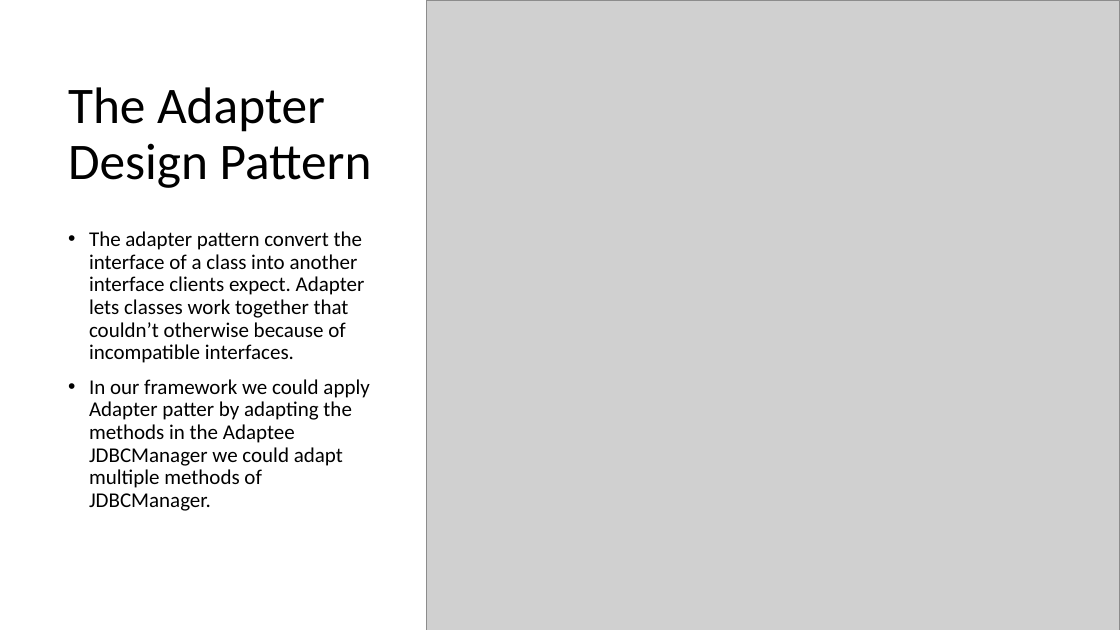
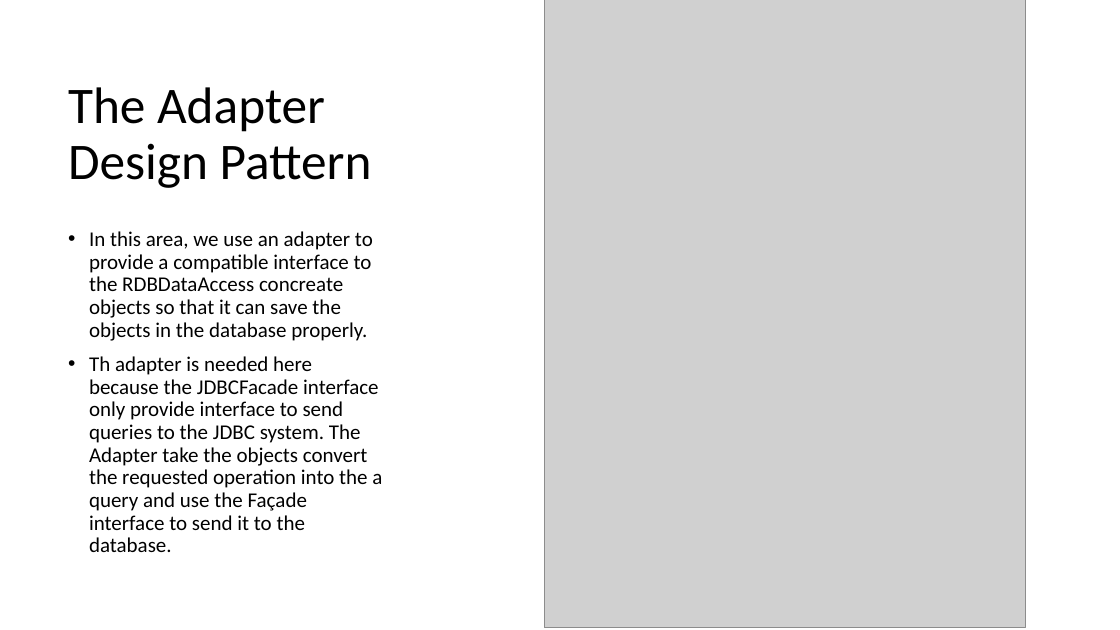
Before and after one commit to asdprojectlibrary/FrameworkLibraryProject, a slide deck: slide 12 of New Microsoft PowerPoint Presentation1.pptx (slide 8 before the commit). Drawn at 1120x630 pixels with LibreOffice and Linux fonts; fonts in the diff are those of the drawing; grey boxes stand for pictures. Boxes give left, top, right and bottom in pixels: in the first picture for what was removed or moved away, otherwise in the second. Text is boxed around its words. In the diff, an @@ line names an element or a change of style, - is before the commit and + after.

```diff
--- a/New Microsoft PowerPoint Presentation1.pptx
+++ b/New Microsoft PowerPoint Presentation1.pptx
@@ picture: place and size @@
-picture at bbox=[426, 0, 1120, 630]
+picture at bbox=[544, 0, 1026, 628]
@@ text at bbox=[89, 231, 382, 552]: text changed @@
-• The adapter pattern convert the interface of a class into another interface clients expect. Adapter lets classes work together that couldn’t otherwise because of incompatible interfaces.
-• In our framework we could apply Adapter patter by adapting the methods in the Adaptee JDBCManager we could adapt multiple methods of JDBCManager.
+• In this area, we use an adapter to provide a compatible interface to the RDBDataAccess concreate objects so that it can save the objects in the database properly.
+• Th adapter is needed here because the JDBCFacade interface only provide interface to send queries to the JDBC system. The Adapter take the objects convert the requested operation into the a query and use the Façade interface to send it to the database.
```
Also in this commit, not shown: 10 other slides changed, 2 slides added, 2 slides removed.
